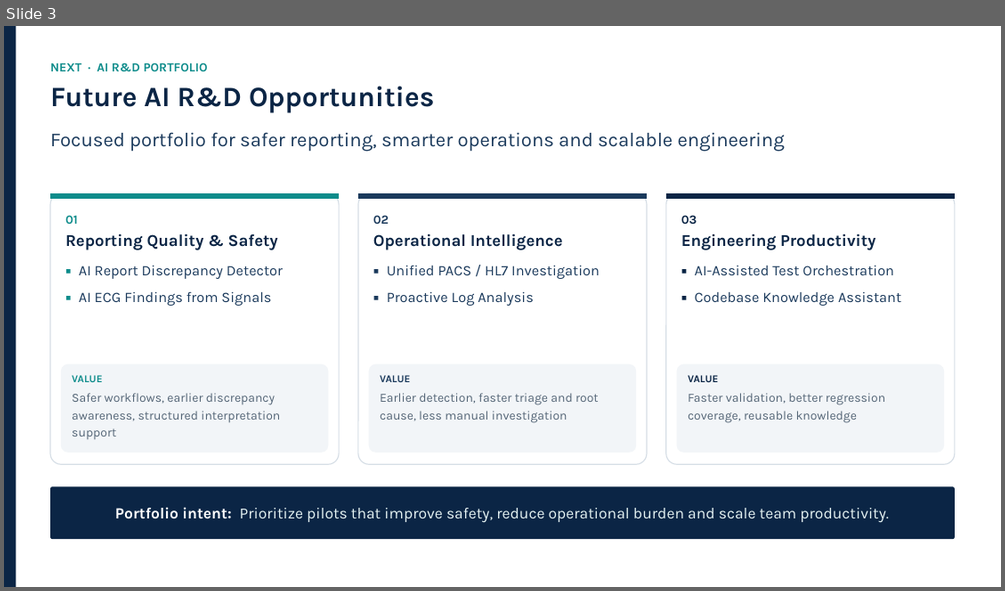
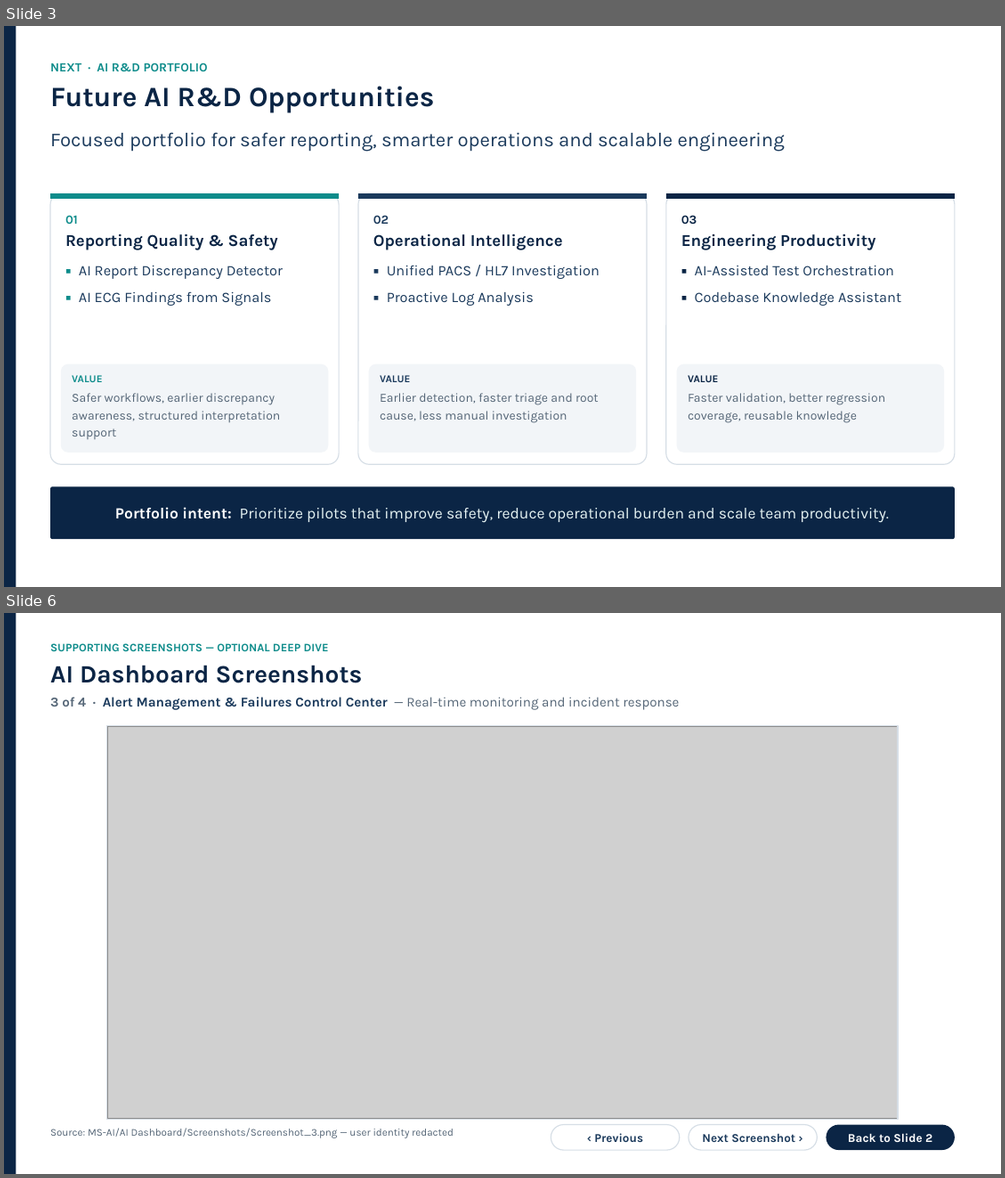
Before and after one commit to mohammadmoharam/presentation, a slide deck: MS-AI/Executive-Presentation/AI-Executive-Overview.pptx. Shown one above the other, each under a label of ours: slide 3 before the commit, slides 3 and 6 after it; the slides between them are not shown. The pictures are 1005x591 and 1005x1178 pixels, drawn with LibreOffice and Linux fonts; fonts in the diff are those of the drawing; grey boxes stand for pictures. Boxes give left, top, right and bottom in pixels: in the first picture for what was removed or moved away, otherwise in the second. Text is boxed around its words. In the diff, an @@ line names an element or a change of style, - is before the commit and + after.

```diff
--- a/MS-AI/Executive-Presentation/AI-Executive-Overview.pptx
+++ b/MS-AI/Executive-Presentation/AI-Executive-Overview.pptx
@@ slide 6 added at [4,613,1001,1174], background #FFFFFF @@
@@ rectangle added at [4,613,16,1174], fill #0B2545 @@
@@ text added at [50,643,329,651], 11 pt, text #0E8C8B, bold @@
+SUPPORTING SCREENSHOTS — OPTIONAL DEEP DIVE
@@ text added at [50,665,363,683], 24 pt, text #0B2545, bold @@
+AI Dashboard Screenshots
@@ text added at [50,697,679,710], 13 pt, text #556677, bold @@
+3 of 4 · Alert Management & Failures Control Center — Real-time monitoring and incident response
@@ rectangle added at [107,726,898,1119], outline #D6DEE6 1 pt @@
@@ picture added at [108,727,897,1119] @@
@@ text added at [50,1127,453,1138], 10 pt, text #556677 @@
+Source: MS-AI/AI Dashboard/Screenshots/Screenshot_3.png — user identity redacted
@@ rounded rectangle added at [550,1125,680,1150], fill #FFFFFF, outline #D6DEE6 1 pt, 11.5 pt, text #1B3A5C, bold @@
+‹ Previous
@@ rounded rectangle added at [688,1125,817,1150], fill #FFFFFF, outline #D6DEE6 1 pt, 11.5 pt, text #1B3A5C, bold @@
+Next Screenshot ›
@@ rounded rectangle added at [825,1125,955,1150], fill #0B2545, 11.5 pt, text #FFFFFF, bold @@
+Back to Slide 2
```
Also in this commit, not shown: 1 slide changed, 3 other slides added, 18 other files.
